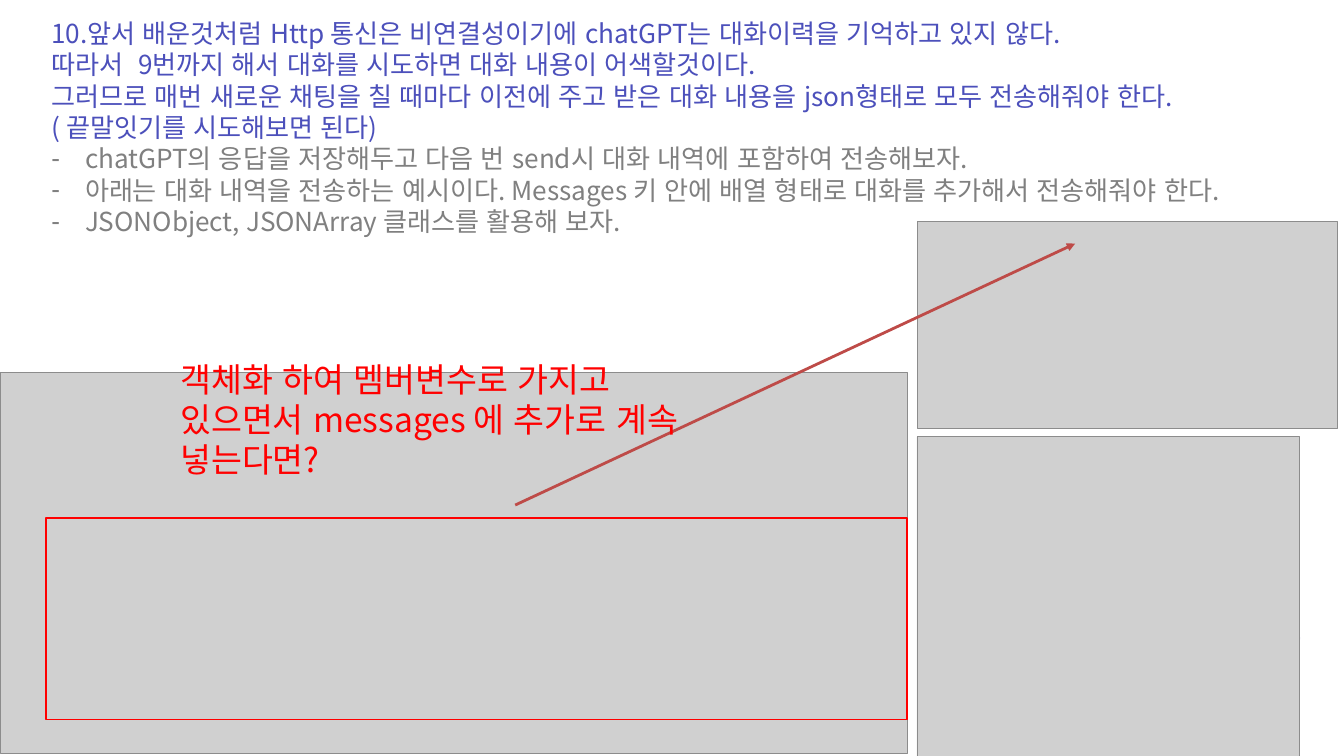
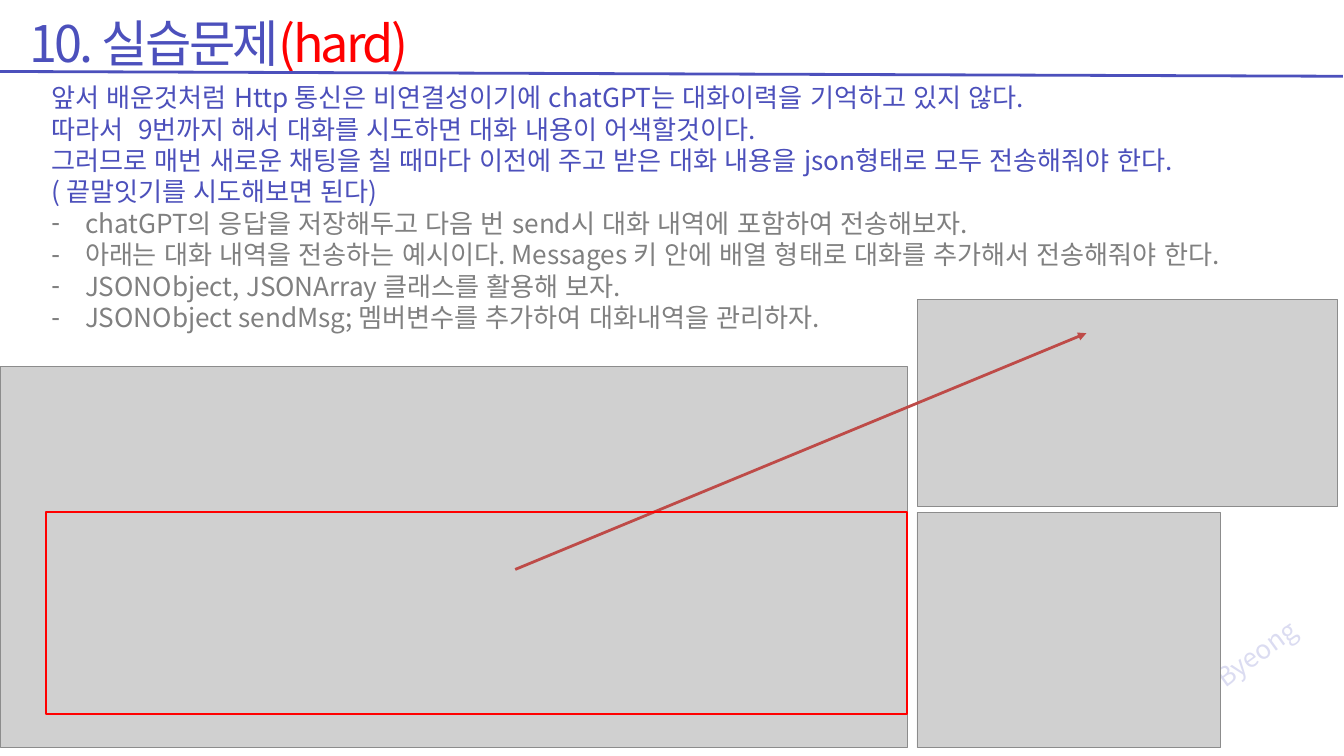
Before and after one commit to zest132/JavaLecture, a slide deck: slide 42 of JavaLecture/LectureFile/java 16강 chatGPT.pptx. Drawn at 1344x756 pixels with LibreOffice and Linux fonts; fonts in the diff are those of the drawing; grey boxes stand for pictures. Boxes give left, top, right and bottom in pixels: in the first picture for what was removed or moved away, otherwise in the second. Text is boxed around its words. In the diff, an @@ line names an element or a change of style, - is before the commit and + after.

```diff
--- a/JavaLecture/LectureFile/java 16강 chatGPT.pptx
+++ b/JavaLecture/LectureFile/java 16강 chatGPT.pptx
@@ text added at (29,20,408,75), 54 pt, text #4C50BC @@
+10. 실습문제(hard)
@@ line added from (1343, 76) to (0, 71), #4C50BC 3 pt @@
@@ text "앞서 배운것처럼 Http 통신은 비연결성이기에 ...": place and size @@
-text "앞서 배운것처럼 Http 통신은 비연결성이기에 ..." at (51,21,1219,237)
+text "앞서 배운것처럼 Http 통신은 비연결성이기에 ..." at (51,85,1219,334)
@@ text at (51,85,1024,113): text changed @@
-10.앞서 배운것처럼 Http 통신은 비연결성이기에 chatGPT는 대화이력을 기억하고 있지 않다.
+앞서 배운것처럼 Http 통신은 비연결성이기에 chatGPT는 대화이력을 기억하고 있지 않다.
@@ text at (85,300,820,334): paragraph added @@
+– JSONObject sendMsg; 멤버변수를 추가하여 대화내역을 관리하자.
@@ picture: place and size @@
-picture at (918,221,1338,428)
+picture at (918,300,1338,507)
@@ text removed at (180,357,678,475) @@
-객체화 하여 멤버변수로 가지고 있으면서 messages 에 추가로 계속 넣는다면?
@@ arrow moved from (515, 505) - (1075, 244) to (515, 569) - (1087, 333) @@
@@ picture: place and size @@
-picture at (1,372,907,753)
+picture at (1,367,907,748)
@@ rectangle: place and size @@
-rectangle at (46,518,907,720)
+rectangle at (46,512,907,714)
@@ picture: place and size @@
-picture at (917,437,1300,756)
+picture at (917,512,1221,747)
```
Also in this commit, not shown: 19 other slides changed, 11 slides added, 11 slides removed, 6 other files.
